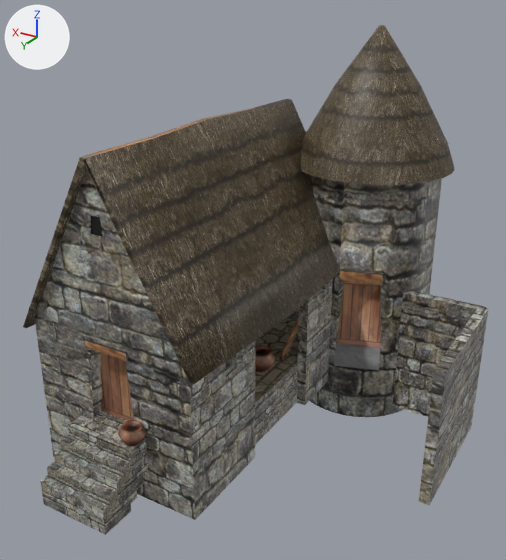
Renders of the COLLADA model art/meshes/structural/inca_farmstead.dae from each side of a commit.
Both versions are drawn from a 50 mm camera at (-15.0, 25.2, 17.6) aimed at (0.3, -0.3, 4.8). Arrows for +X, +Y and +Z are at upper left; the lights stay in place. Where no turn or scale is listed for an object, it has been applied to the vertices.

The first picture shows 'farmister'.
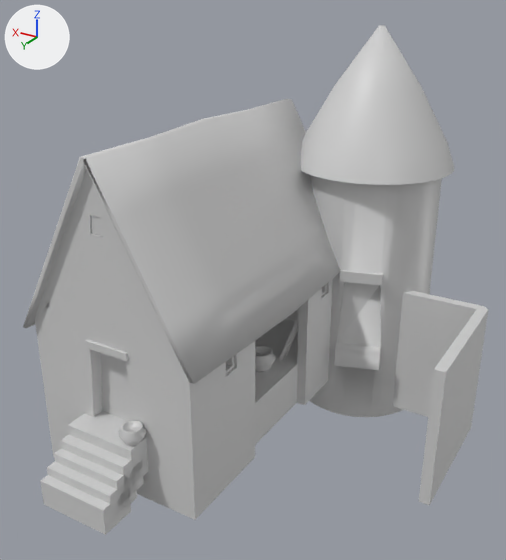
Changed parts and their boxes (x1, y1, x2, y2) in the pictures (506 x 560 px):
```json
{"object": "farmister", "change": "recoloured", "before": [23, 25, 488, 535], "after": [23, 25, 488, 535]}
```

Edits to the scene script, one JSON object a line:
```json
{"op": "add", "block": "mat_materiais_004", "code": ["mat_materiais_004 = principled_material('Materiais_004')", "mat_materiais_004.base_color = (0.64, 0.64, 0.64)  # light grey #d1d1d1", "mat_materiais_004.roughness = 0.44"]}
{"block": "me_cubo_008", "where": "me_cubo_008.from_pydata(...)  # 1162 vertices, 2099 faces; spans x -11.5..4.4, y -12.9..10.0, z -5.5..14.5"}
{"op": "remove", "block": "me_cubo_008", "code": "me_cubo_008.materials.append(mat_materiais)  # picture img_inca_struct_png"}
{"op": "add", "block": "me_cubo_008", "code": "me_cubo_008.materials.append(mat_materiais_004)  # light grey #d1d1d1"}
```
